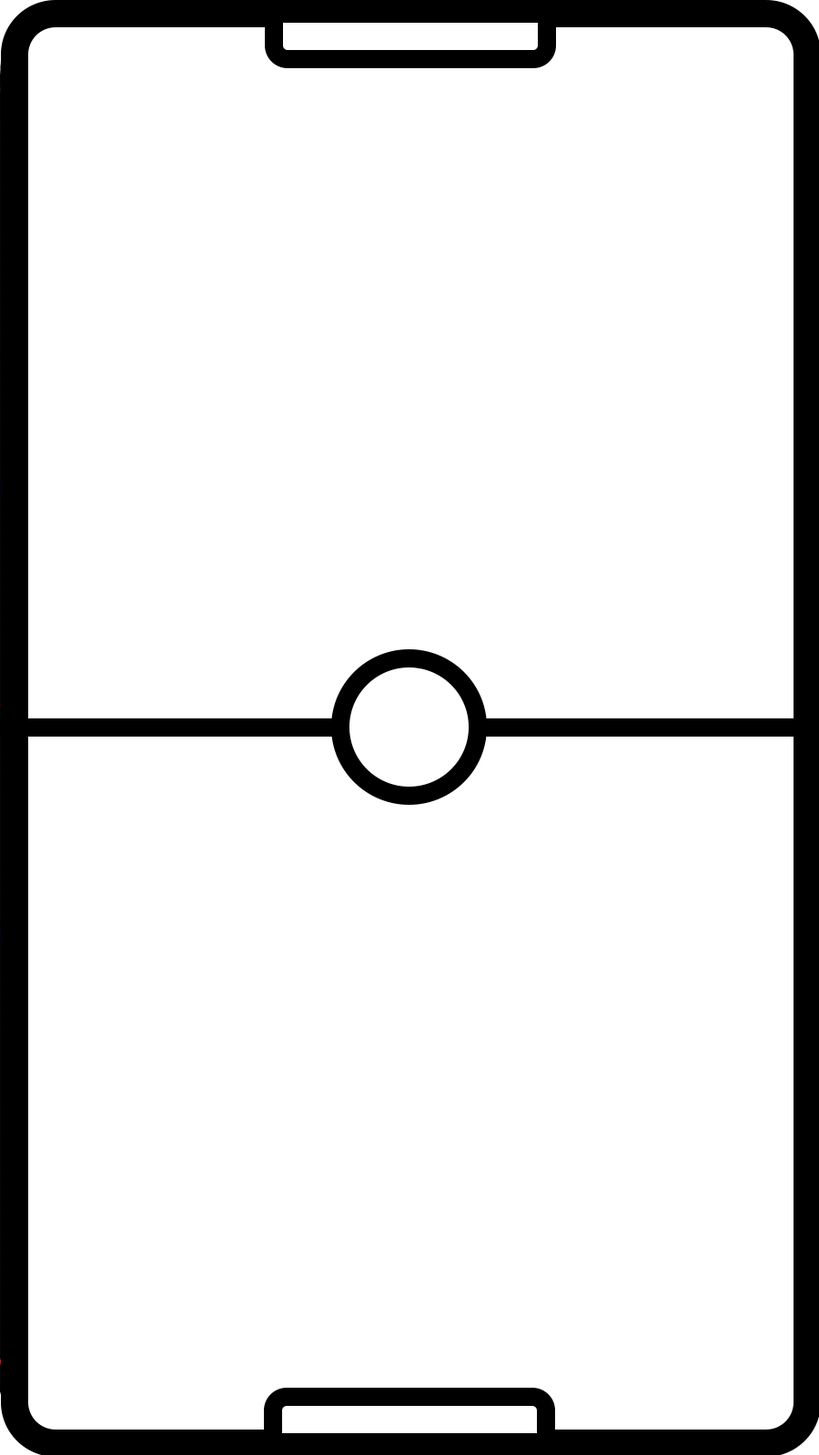
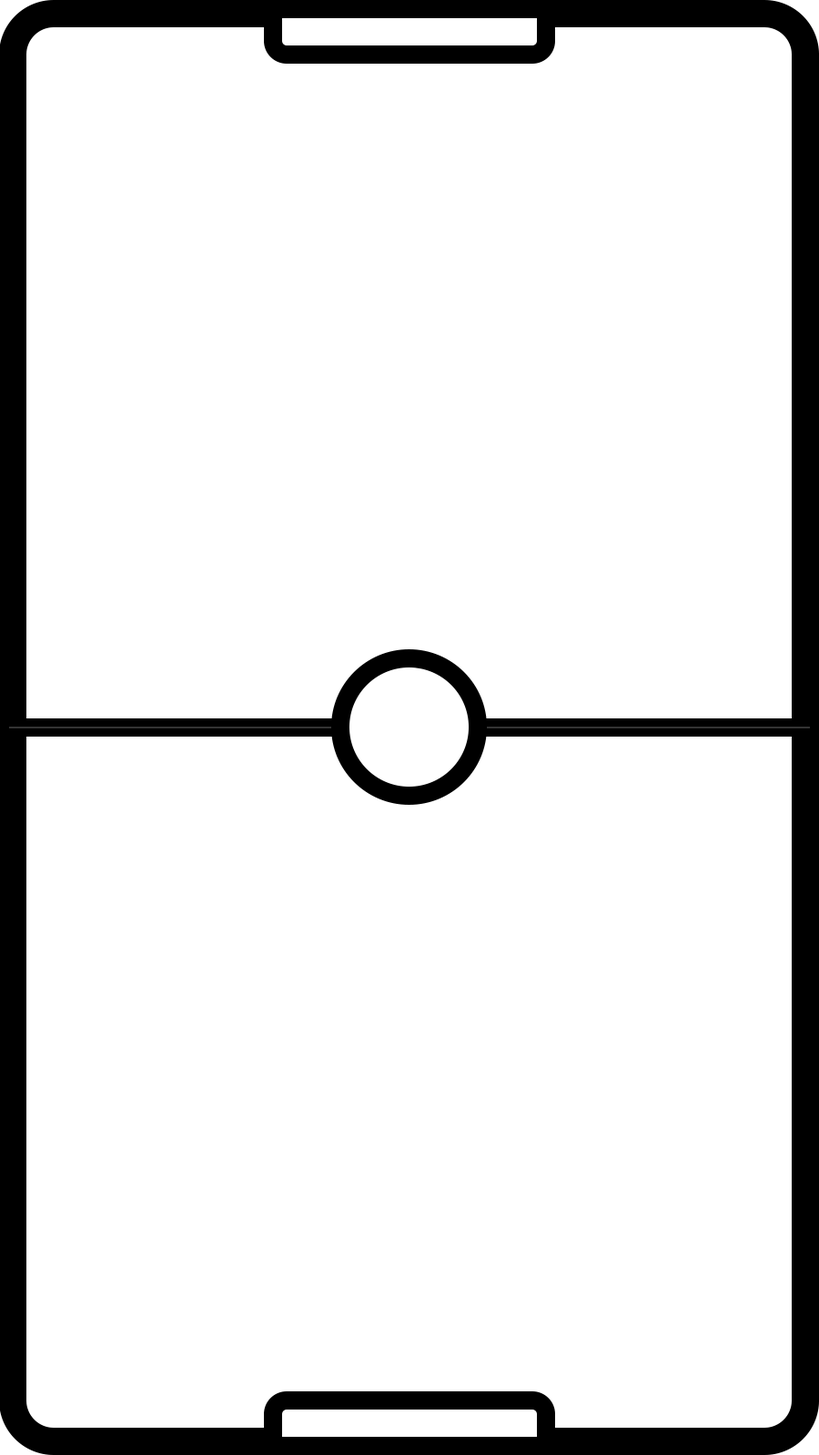
Layer changes from the first 819px x 1455px image to the second:
renamed "Rectangle 2 copy" to "player goal", moved it above "enemy goal", painted on it over [263, 1388, 555, 1438]
renamed "Rectangle 2" to "enemy goal", painted on it over [263, 18, 556, 69]
renamed "Line 1" to "field separator line", painted on it over [9, 726, 810, 729]
renamed "Rectangle 1" to "arena borders", painted on it over [0, 0, 819, 1455]
removed layer "Layer 1" over [0, 0, 819, 1455]
